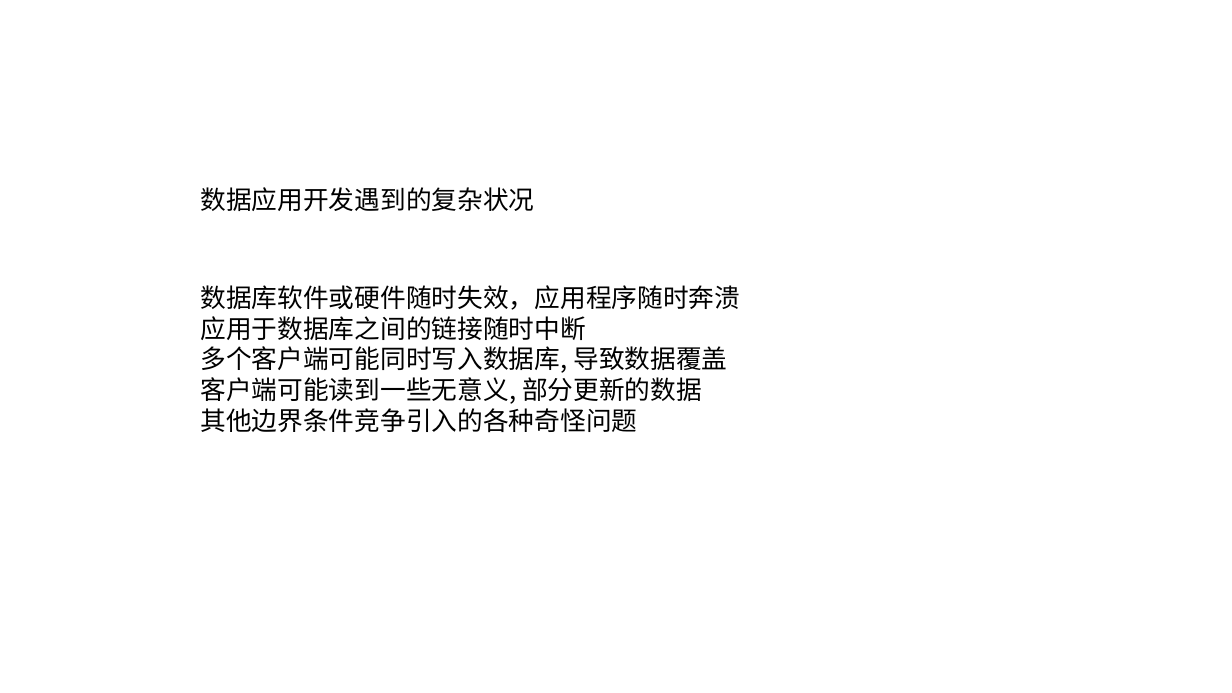
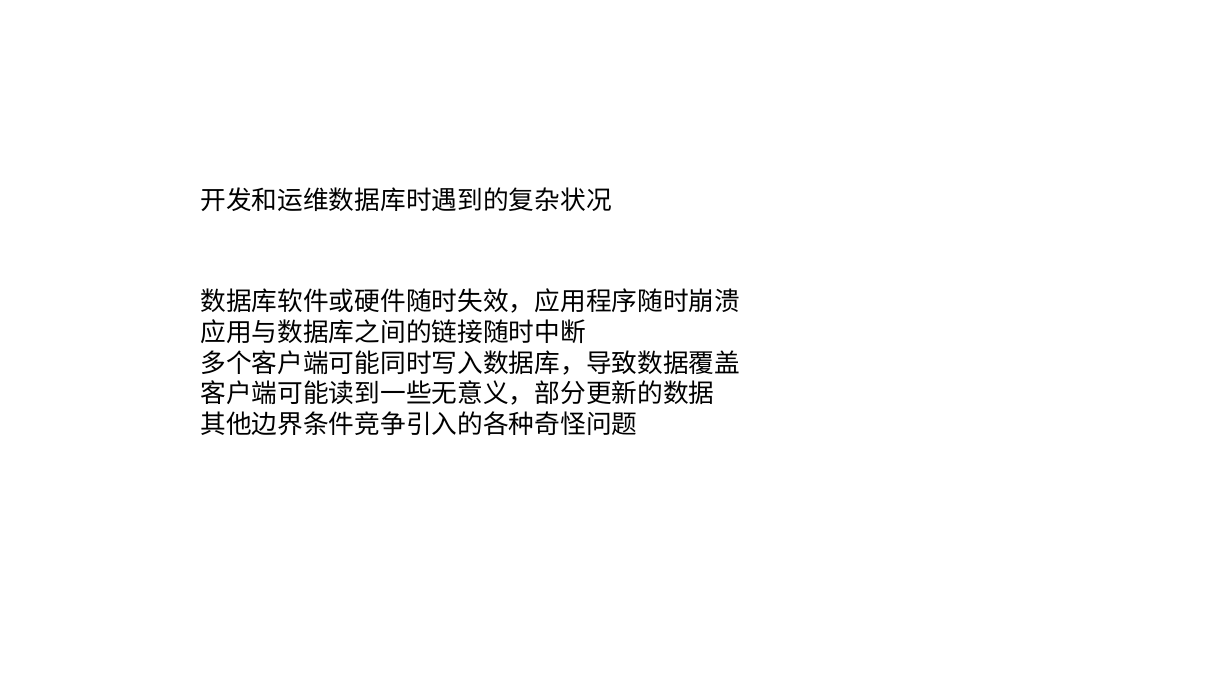
Before and after one commit to zozospider/note, a slide deck: slide 3 of data-system/ZooKeeper_share1_v4.pptx. Drawn at 1232x693 pixels with LibreOffice and Linux fonts; fonts in the diff are those of the drawing. Boxes give left, top, right and bottom in pixels: in the first picture for what was removed or moved away, otherwise in the second. Text is boxed around its words. In the diff, an @@ line names an element or a change of style, - is before the commit and + after.

```diff
--- a/data-system/ZooKeeper_share1_v4.pptx
+++ b/data-system/ZooKeeper_share1_v4.pptx
@@ text at <box>200,187,611,211</box>: text changed @@
-数据应用开发遇到的复杂状况
+开发和运维数据库时遇到的复杂状况
@@ text at <box>200,288,740,405</box>: text changed @@
-数据库软件或硬件随时失效，应用程序随时奔溃
-应用于数据库之间的链接随时中断
-多个客户端可能同时写入数据库, 导致数据覆盖
-客户端可能读到一些无意义, 部分更新的数据
+数据库软件或硬件随时失效，应用程序随时崩溃
+应用与数据库之间的链接随时中断
+多个客户端可能同时写入数据库，导致数据覆盖
+客户端可能读到一些无意义，部分更新的数据
```
Also in this commit, not shown: 4 other slides changed.
